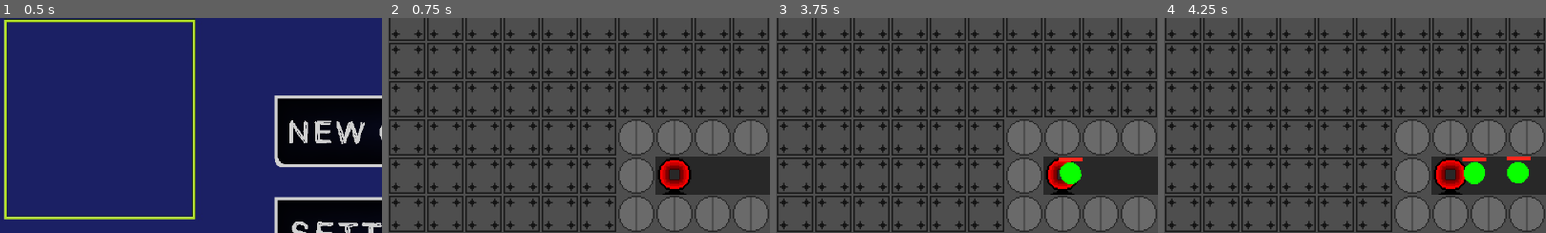
Above: before the commit, frames 1-4 (left to right).
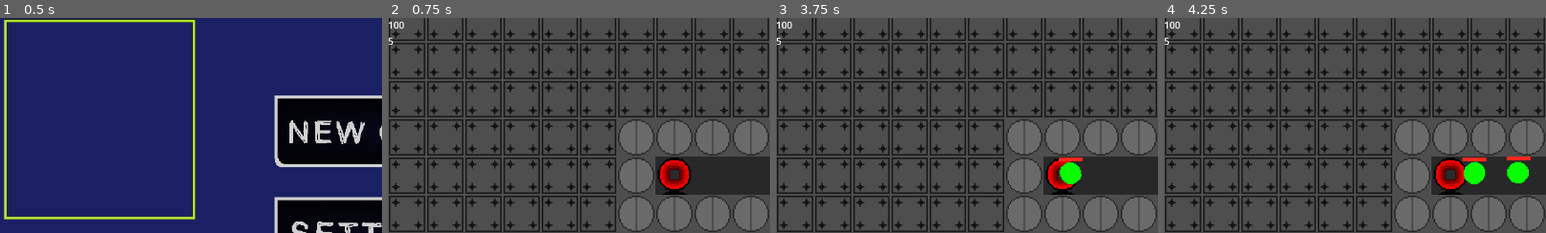
Above: after the commit, the same moments.

Repository: AdamBortt/2DTD
Game: Godot game, scene res://Scenes/scene_handler.tscn
Same seed, same stepped clock (60 frames per second), same inputs: the game is played once before the commit and once after it.
Inputs (mouse positions are % of the whole screen's width and height, from its top left):
- Up to frame 1 (0.5 s): no input
- Up to frame 2 (0.75 s): click (50, 26) at 0.5 s
- Up to frame 3 (3.75 s): click (96, 94) at 1.25 s; click (96, 94) at 2 s; click (96, 94) at 2.75 s; click (92, 94) at 3.5 s
- Up to frame 4 (4.25 s): no input
The pictures show only the part of the screen within x 0-50%, y 0-50%; the shares and areas given below are measured in that part.

Frame 1 is identical in both runs. In frame 2, 0.1% of the frame differs, in the area x 0-5%, y 1-13%; in frame 3, 0.1%; in frame 4, 0.1%.

Commit message:
enemies now give money when killed and deal damage when reach the base

Diff:
--- a/Scenes/Enemies/normal_1.gd
+++ b/Scenes/Enemies/normal_1.gd
@@ -3,6 +3,10 @@
 var speed = GameData.enemy_data["normal_1"]["speed"]
 var hp = GameData.enemy_data["normal_1"]["hp"]
 var size = GameData.enemy_data["normal_1"]["size"]
+var value = GameData.enemy_data["normal_1"]["value"]
+var damage = GameData.enemy_data["normal_1"]["damage"]
+
+signal give_money()
 
 @onready var health_bar = get_node("Healthbar")
 
@@ -26,4 +30,5 @@
 		on_destroy()
 
 func on_destroy():
-	self.queue_free()
+	emit_signal("give_money", value)
+	queue_free()
--- a/Scenes/Levels/Base.gd
+++ /dev/null
@@ -1,6 +0,0 @@
-extends Area2D
-
-func _on_body_entered(body):
-	if body is CharacterBody2D:
-		body.get_parent().queue_free()
-		print("-1 hp")
--- /dev/null
+++ b/Scenes/Levels/level_1.gd
@@ -0,0 +1,9 @@
+extends Node2D
+
+signal lose_hp()
+
+func _on_base_body_entered(body):
+	if body is CharacterBody2D:
+		var damage = body.get_parent().damage
+		emit_signal("lose_hp", damage)
+		body.get_parent().queue_free()
--- a/Scenes/Levels/level_1.tscn
+++ b/Scenes/Levels/level_1.tscn
@@ -2,8 +2,8 @@
 
 [ext_resource type="Texture2D" uid="uid://csiosj75cksbs" path="res://Assets/Tilemap assets/Turretbase.png" id="1_4if8a"]
 [ext_resource type="Texture2D" uid="uid://brampgysbvp04" path="res://Assets/Tilemap assets/Basetilemap.png" id="1_5m3i2"]
+[ext_resource type="Script" path="res://Scenes/Levels/level_1.gd" id="1_rdhvj"]
 [ext_resource type="Texture2D" uid="uid://dn2cg107uhll3" path="res://Assets/Tilemap assets/Obstructed.png" id="1_x1agt"]
-[ext_resource type="Script" path="res://Scenes/Levels/Base.gd" id="4_n0k2v"]
 
 [sub_resource type="TileSetAtlasSource" id="TileSetAtlasSource_dnbb8"]
 texture = ExtResource("1_5m3i2")
@@ -39,6 +39,7 @@
 size = Vector2(32, 32)
 
 [node name="Level1" type="Node2D"]
+script = ExtResource("1_rdhvj")
 
 [node name="TileMap" type="TileMap" parent="."]
 tile_set = SubResource("TileSet_0vudt")
@@ -56,10 +57,9 @@
 curve = SubResource("Curve2D_4pm8q")
 
 [node name="Base" type="Area2D" parent="."]
-script = ExtResource("4_n0k2v")
 
 [node name="BaseCollision" type="CollisionShape2D" parent="Base"]
 position = Vector2(112, 112)
 shape = SubResource("RectangleShape2D_5wnb1")
 
-[connection signal="body_entered" from="Base" to="Base" method="_on_body_entered"]
+[connection signal="body_entered" from="Base" to="." method="_on_base_body_entered"]
--- a/Scenes/game_scene.gd
+++ b/Scenes/game_scene.gd
@@ -2,6 +2,10 @@
 
 var map_node
 var purchase_panel
+var money_value = 100
+var health_value = 5
+var money_label
+var health_label
 
 var current_wave = 0
 var enemies_in_wave = 0
@@ -12,7 +16,12 @@
 # Called when the node enters the scene tree for the first time.
 func _ready():
 	map_node = get_node("Level1")
+	map_node.connect("lose_hp", Callable(self, "take_damage"))
 	purchase_panel = get_node("Purchase")
+	money_label = get_node("UI/LivesMoney/VBoxContainer/Money")
+	health_label = get_node("UI/LivesMoney/VBoxContainer/Health")
+	health_label.text = str(health_value)
+	money_label.text = str(money_value)
 	for i in get_tree().get_nodes_in_group("build_buttons"):
 		i.connect("pressed", Callable(self, "build_tower").bind(i.get_name()))
 
@@ -70,5 +79,16 @@
 func spawn_enemies(wave_data):
 	for i in wave_data:
 		var new_enemy = load("res://Scenes/Enemies/" + i[0] + ".tscn").instantiate()
+		new_enemy.connect("give_money", Callable(self, "add_money"))
 		map_node.get_node("Path2D").add_child(new_enemy, true)
 		await(get_tree().create_timer(i[1]).timeout)
+
+func add_money(value):
+	money_value = money_value + value
+	money_label.text = str(money_value)
+	print("money added: ", value)
+
+func take_damage(damage):
+	health_value = health_value - damage
+	health_label.text = str(health_value)
+	print("damage taken: ", damage)
--- a/Scenes/game_scene.tscn
+++ b/Scenes/game_scene.tscn
@@ -50,5 +50,20 @@
 texture_normal = ExtResource("6_hk3vy")
 stretch_mode = 0
 
+[node name="LivesMoney" type="HBoxContainer" parent="UI"]
+offset_right = 40.0
+offset_bottom = 40.0
+
+[node name="VBoxContainer" type="VBoxContainer" parent="UI/LivesMoney"]
+layout_mode = 2
+
+[node name="Money" type="Label" parent="UI/LivesMoney/VBoxContainer"]
+layout_mode = 2
+text = "N/A"
+
+[node name="Health" type="Label" parent="UI/LivesMoney/VBoxContainer"]
+layout_mode = 2
+text = "N/A"
+
 [connection signal="pressed" from="UI/GameControls/PausePlay" to="UI" method="_on_pause_play_pressed"]
 [connection signal="pressed" from="UI/GameControls/SpeedUp" to="UI" method="_on_speed_up_pressed"]
--- a/Singletons/GameData.gd
+++ b/Singletons/GameData.gd
@@ -19,5 +19,7 @@
 	"normal_1": {
 		"speed": 50,
 		"hp": 50,
-		"size": 9}
+		"size": 9,
+		"value": 5,
+		"damage": 1}
 }
